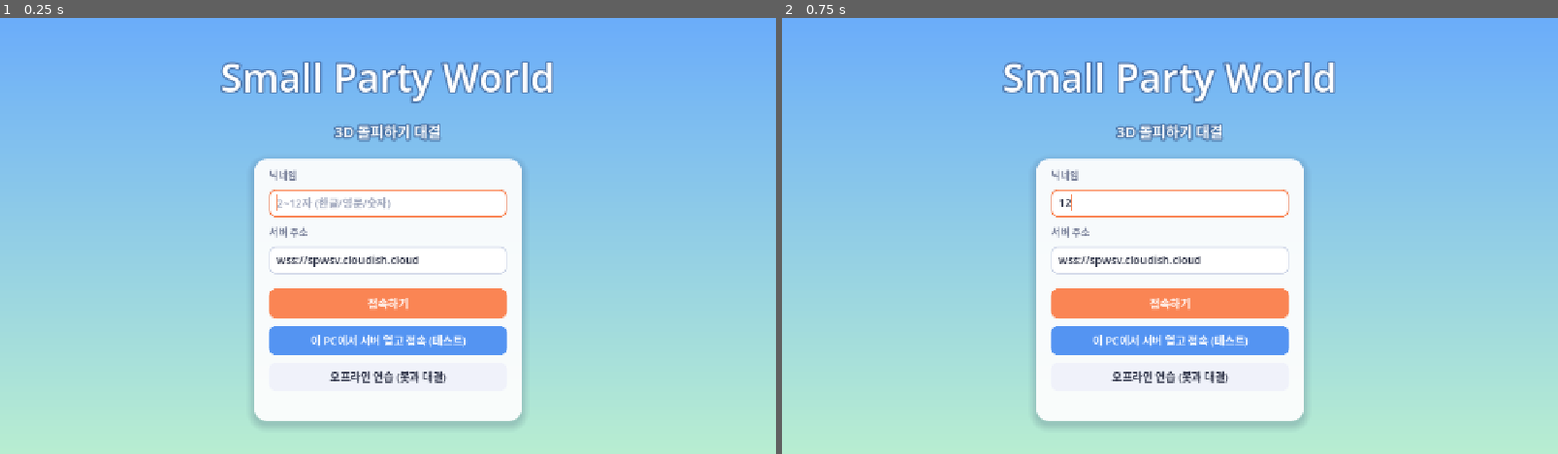
Above: before the commit, frames 1-2 (left to right).
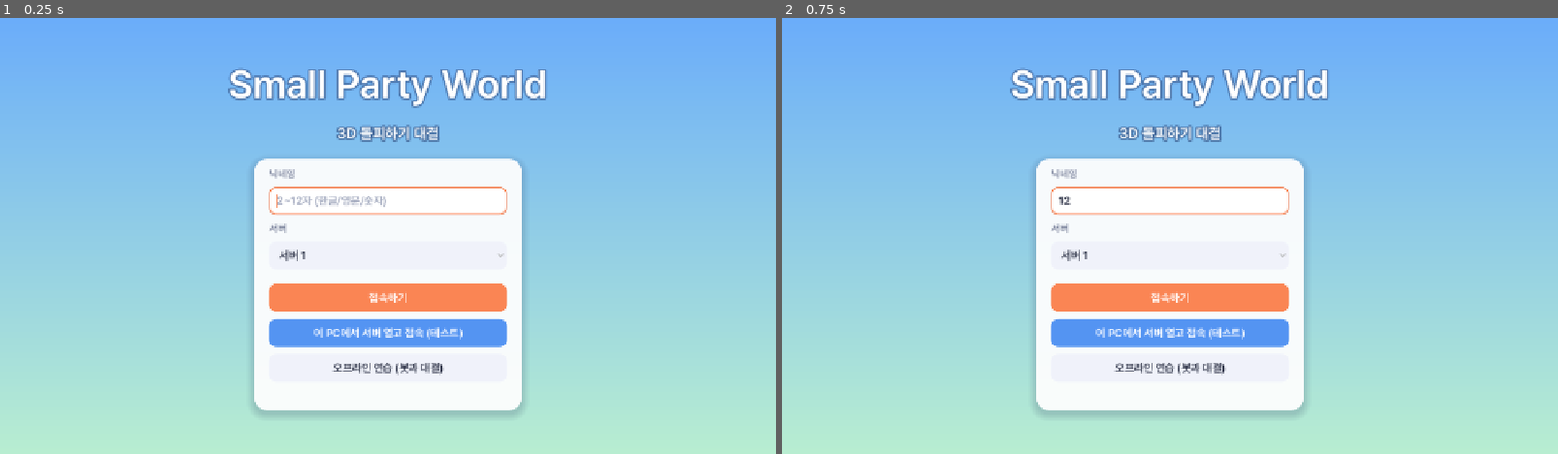
Above: after the commit, the same moments.

Repository: cruel-32/casual_games
Game: Godot game, scene res://scenes/app.tscn
The game is run twice, just before and just after one commit, with the same random seed, the same clock (stepped at 60 frames per second) and the same inputs.
Inputs (mouse positions are in pixels of both pictures, inside the frame that each line leads up to):
- Up to frame 1 (0.25 s): no input
- Up to frame 2 (0.75 s): click (1170, 205) at 0.52 s; type "12" at 0.6 s

The runs differ from the first frame. In frame 1, 8.6% of the frame differs, in the area x 28-72%, y 10-94%; in frame 2, 8.5%.

Commit message:
Update project configuration and assets for improved web build and server management
- Add build directory to .dockerignore and .gitignore
- Upgrade Godot version in Dockerfile to 4.7.2
- Enhance README with server list management details
- Implement server selection UI in title and lobby screens
- Introduce web build Dockerfile and build script for deployment
- Add export presets for web, Windows, and Linux
- Include Pretendard font and its license
- Update Caddyfile for cache control
- Refactor network handling in net.gd for better server management

Diff:
--- a/project.godot
+++ b/project.godot
@@ -25,6 +25,10 @@
 window/stretch/mode="canvas_items"
 window/stretch/aspect="expand"
 
+[gui]
+
+theme/custom_font="res://fonts/Pretendard-SemiBold.otf"
+
 [rendering]
 
 lights_and_shadows/directional_shadow/soft_shadow_filter_quality=3
--- a/scripts/main.gd
+++ b/scripts/main.gd
@@ -28,6 +28,9 @@
 
 
 func _ready() -> void:
+	# 웹(WebGL)·모바일은 GPU 부담을 줄이기 위해 풀 밀도를 낮춘다
+	if OS.has_feature("web") or OS.has_feature("mobile"):
+		grass_density = minf(grass_density, 1.0)
 	rng.seed = 20261124
 	_setup_input()
 	noise_tex = _make_noise_texture(512, 0.012, 3, 7)
--- a/scripts/net/net.gd
+++ b/scripts/net/net.gd
@@ -19,6 +19,14 @@
 
 const DEFAULT_PORT := 7777
 const DEFAULT_SERVER := "wss://spwsv.cloudish.cloud"    # 게임 서버 (웹 게임 페이지는 spw.cloudish.cloud)
+
+## 접속 화면에 보여줄 서버 목록 — 사용자에게는 이름만 보이고 주소는 노출하지 않는다.
+## 서버를 늘리면 여기에 한 줄씩 추가.
+const SERVER_LIST := [
+    {"name": "서버 1", "url": DEFAULT_SERVER},
+]
+## 개발용 (에디터 실행·디버그 빌드에서만 목록에 표시, 릴리스·웹 빌드에선 숨김)
+const LOCAL_TEST_SERVER := {"name": "로컬 테스트 (이 PC)", "url": "ws://127.0.0.1:7777"}
 const MAX_PLAYERS_LIMIT := 12
 const MIN_PLAYERS_TO_START := 2       # 봇 채우기가 꺼져 있을 때 필요한 최소 인원
 const NICK_MIN := 2
@@ -28,6 +36,7 @@
 const CONNECT_TIMEOUT := 6.0
 
 var is_server := false
+var server_name := ""                   # 현재 접속한 서버의 표시 이름
 
 # ---- 클라이언트 상태
 var my_id := 0
@@ -590,6 +599,19 @@
 
 
 # ================================================================ 클라이언트 API
+## 접속 화면에 보여줄 서버 목록 (이름/주소)
+static func available_servers() -> Array:
+    var list: Array = SERVER_LIST.duplicate(true)
+    if is_dev_build():
+        list.append(LOCAL_TEST_SERVER)
+    return list
+
+
+## 개발용 기능(로컬 테스트 서버 등)을 보여줄지: 에디터/디버그 빌드이면서 웹이 아닐 때
+static func is_dev_build() -> bool:
+    return OS.is_debug_build() and not OS.has_feature("web")
+
+
 ## 입력 주소를 WebSocket URL로 정규화
 ## - ws:// wss:// 는 그대로, http(s):// 는 ws(s):// 로
 ## - IP·localhost 는 ws://주소:포트 (포트 생략 시 7777)
@@ -616,8 +638,9 @@
     return "wss://%s%s" % [host, (":" + port) if port != "" else ""]
 
 
-func connect_to_server(url: String) -> void:
+func connect_to_server(url: String, display_name: String = "") -> void:
     _reset_client()
+    server_name = display_name
     var peer := WebSocketMultiplayerPeer.new()
     var err := peer.create_client(normalize_url(url))
     if err != OK:
--- a/scripts/ui/lobby_screen.gd
+++ b/scripts/ui/lobby_screen.gd
@@ -31,7 +31,8 @@
     var spacer := Control.new()
     spacer.size_flags_horizontal = Control.SIZE_EXPAND_FILL
     top.add_child(spacer)
-    var me := UI.badge("● %s" % Net.nickname, Color(0.2, 0.3, 0.5, 0.6))
+    var me_text := ("%s  ·  ● %s" % [Net.server_name, Net.nickname]) if Net.server_name != "" else ("● %s" % Net.nickname)
+    var me := UI.badge(me_text, Color(0.2, 0.3, 0.5, 0.6))
     me.size_flags_vertical = Control.SIZE_SHRINK_CENTER
     top.add_child(me)
     var logout := UI.plain_button("접속 끊기")
--- a/scripts/ui/title_screen.gd
+++ b/scripts/ui/title_screen.gd
@@ -1,16 +1,18 @@
 extends Control
-## 1단계: 닉네임 입력 + 서버 접속
+## 1단계: 닉네임 입력 + 서버 선택(이름만 노출) + 접속
 
 const UI := preload("res://scripts/ui/ui_kit.gd")
 
 var app: Node
 var _nick: LineEdit
-var _addr: LineEdit
+var _server: OptionButton
+var _servers: Array = []
 var _status: Label
 var _buttons: Array[Button] = []
 var _pending_nick := ""
 var _retry_left := 0
 var _retry_url := ""
+var _retry_name := ""
 
 
 func _ready() -> void:
@@ -37,24 +39,35 @@
     _nick.text_submitted.connect(func(_t): _on_connect_pressed())
     v.add_child(_nick)
 
-    v.add_child(UI.label("서버 주소", 16, UI.MUTED))
-    _addr = UI.line_edit("예: spwsv.cloudish.cloud  /  127.0.0.1:7777", String(app.load_setting("server_url", Net.DEFAULT_SERVER)))
-    _addr.text_submitted.connect(func(_t): _on_connect_pressed())
-    v.add_child(_addr)
+    # 서버 선택: 이름만 보여주고 주소는 숨긴다
+    v.add_child(UI.label("서버", 16, UI.MUTED))
+    _server = OptionButton.new()
+    _server.custom_minimum_size.y = 46
+    _servers = Net.available_servers()
+    var saved := String(app.load_setting("server_name", ""))
+    for i in _servers.size():
+        _server.add_item(String(_servers[i].name), i)
+        if _servers[i].name == saved:
+            _server.select(i)
+    v.add_child(_server)
 
     v.add_child(Control.new())
     var connect_btn := UI.primary_button("접속하기")
     connect_btn.pressed.connect(_on_connect_pressed)
     v.add_child(connect_btn)
+    _buttons.append(connect_btn)
 
-    var local_btn := UI.secondary_button("이 PC에서 서버 열고 접속 (테스트)")
-    local_btn.pressed.connect(_on_local_pressed)
-    v.add_child(local_btn)
+    # 개발용: 에디터/디버그 빌드에서만 표시 (릴리스·웹 빌드에선 숨김)
+    if Net.is_dev_build():
+        var local_btn := UI.secondary_button("이 PC에서 서버 열고 접속 (테스트)")
+        local_btn.pressed.connect(_on_local_pressed)
+        v.add_child(local_btn)
+        _buttons.append(local_btn)
 
     var offline_btn := UI.plain_button("오프라인 연습 (봇과 대결)")
     offline_btn.pressed.connect(func(): app.start_offline_practice())
     v.add_child(offline_btn)
-    _buttons = [connect_btn, local_btn, offline_btn]
+    _buttons.append(offline_btn)
 
     _status = UI.label("", 16, UI.MUTED)
     _status.horizontal_alignment = HORIZONTAL_ALIGNMENT_CENTER
@@ -73,15 +86,9 @@
     Net.login_result.disconnect(_on_login_result)
 
 
-func _local_port() -> int:
-    # 주소 칸에 127.0.0.1:포트 를 적었으면 그 포트, 아니면 기본 포트
-    var t := _addr.text.strip_edges()
-    var idx := t.rfind(":")
-    if (t.contains("127.0.0.1") or t.contains("localhost")) and idx > 0:
-        var p := int(t.substr(idx + 1))
-        if p > 0:
-            return p
-    return Net.DEFAULT_PORT
+func _selected_server() -> Dictionary:
+    var i := maxi(_server.selected, 0)
+    return _servers[i]
 
 
 func _check_nick() -> bool:
@@ -96,33 +103,33 @@
 func _on_connect_pressed() -> void:
     if not _check_nick():
         return
-    _start_connect(Net.normalize_url(_addr.text), 0)
+    var s := _selected_server()
+    _start_connect(String(s.url), String(s.name), 0)
 
 
 func _on_local_pressed() -> void:
     if not _check_nick():
         return
-    var port := _local_port()
-    if not app.start_local_server(port):
+    if not app.start_local_server(Net.DEFAULT_PORT):
         _set_status("서버 프로세스를 시작하지 못했습니다", UI.DANGER)
         return
-    _addr.text = "ws://127.0.0.1:%d" % port
     _set_status("로컬 서버를 여는 중…", UI.MUTED)
     _set_busy(true)
     # 서버가 뜰 때까지 잠시 기다린 뒤 몇 번 재시도
     await get_tree().create_timer(1.5).timeout
-    _start_connect(_addr.text, 4)
+    _start_connect(String(Net.LOCAL_TEST_SERVER.url), String(Net.LOCAL_TEST_SERVER.name), 4)
 
 
-func _start_connect(url: String, retries: int) -> void:
+func _start_connect(url: String, display_name: String, retries: int) -> void:
     _pending_nick = _nick.text.strip_edges()
     _retry_left = retries
-    _retry_url = Net.normalize_url(url)
+    _retry_url = url
+    _retry_name = display_name
     app.save_setting("nickname", _pending_nick)
-    app.save_setting("server_url", _addr.text.strip_edges())
-    _set_status("%s 에 접속 중…" % _retry_url, UI.MUTED)
+    app.save_setting("server_name", display_name)
+    _set_status("%s에 접속 중…" % display_name, UI.MUTED)
     _set_busy(true)
-    Net.connect_to_server(_retry_url)
+    Net.connect_to_server(url, display_name)
 
 
 func _on_connected() -> void:
@@ -134,10 +141,10 @@
     if _retry_left > 0:
         _retry_left -= 1
         await get_tree().create_timer(1.0).timeout
-        Net.connect_to_server(_retry_url)
+        Net.connect_to_server(_retry_url, _retry_name)
         return
     _set_busy(false)
-    _set_status(reason, UI.DANGER)
+    _set_status("%s: %s" % [_retry_name, reason], UI.DANGER)
 
 
 func _on_login_result(ok: bool, message: String) -> void:
@@ -155,7 +162,7 @@
     for b in _buttons:
         b.disabled = busy
     _nick.editable = not busy
-    _addr.editable = not busy
+    _server.disabled = busy
 
 
 func _set_status(text: String, color: Color) -> void:
Not shown, changed: docker-compose.yml
Not shown, added: export_presets.cfg
Not shown, added: fonts/Pretendard-LICENSE.txt
Binary file added: fonts/Pretendard-SemiBold.otf
Not shown, changed: deploy/Caddyfile.example
Not shown, added: deploy/web-build/build.sh
